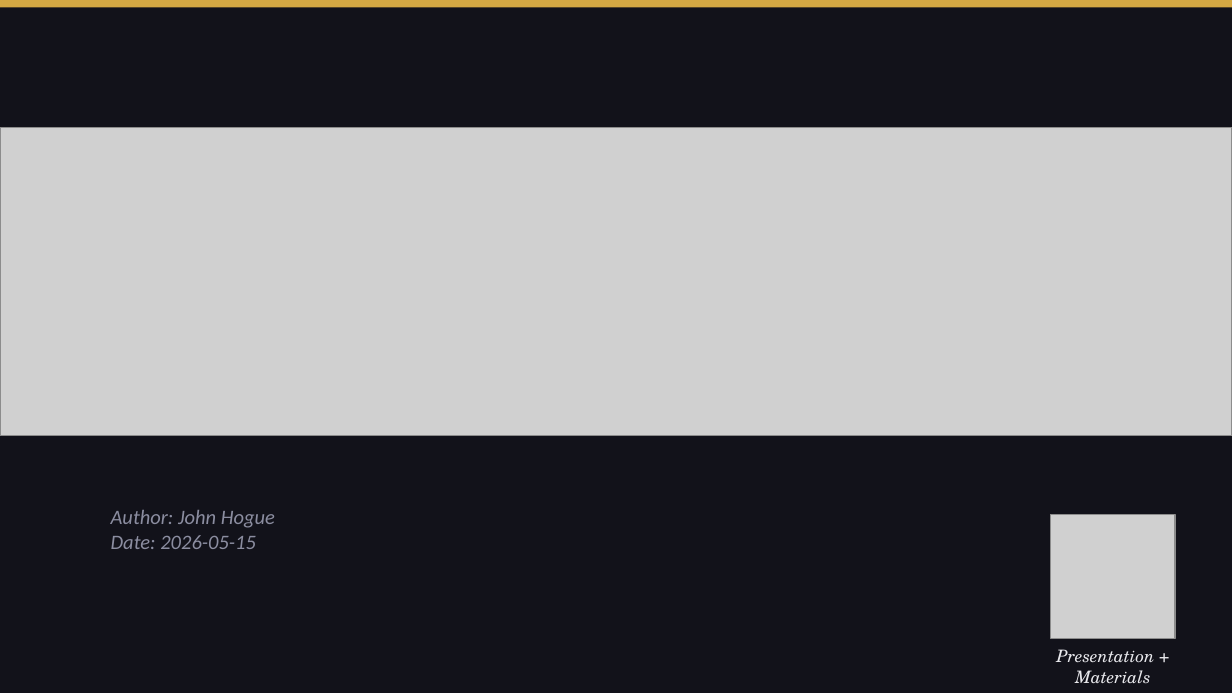
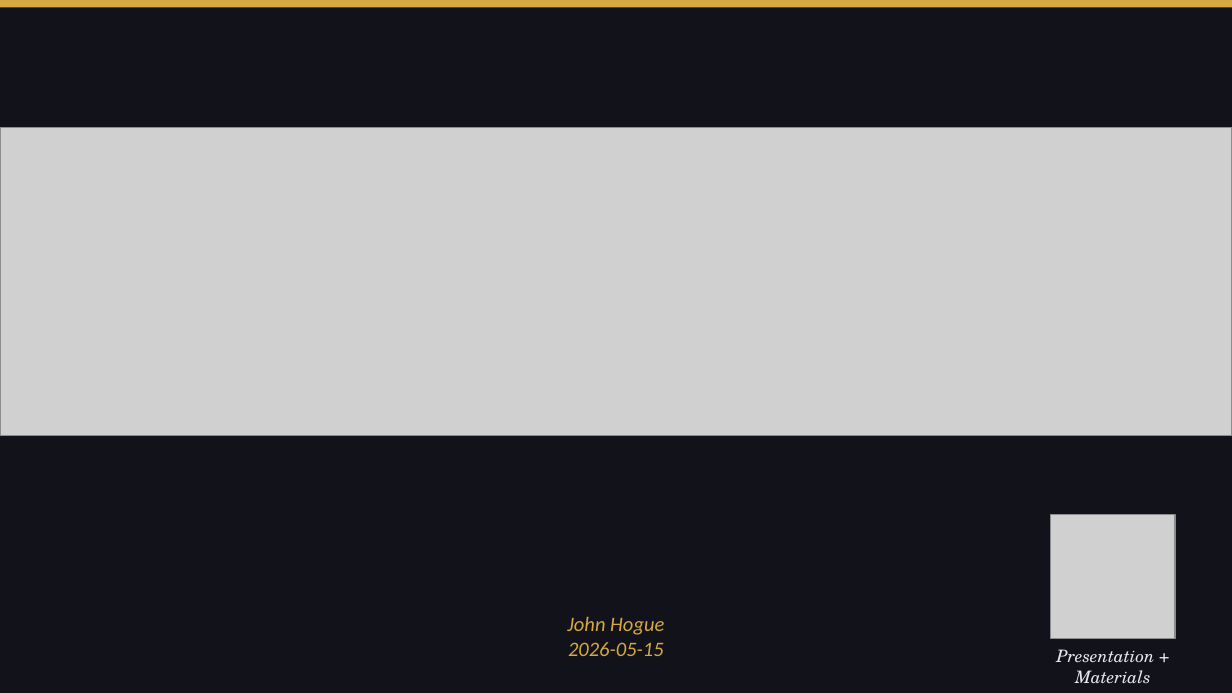
Before and after one commit to dreyco676/Crowd-Sourced-Truth, a slide deck: slide 1 of crowd-sourced-truth-deck.pptx. Drawn at 1232x693 pixels with LibreOffice and Linux fonts; fonts in the diff are those of the drawing; grey boxes stand for pictures. Boxes give left, top, right and bottom in pixels: in the first picture for what was removed or moved away, otherwise in the second. Text is boxed around its words. In the diff, an @@ line names an element or a change of style, - is before the commit and + after.

```diff
--- a/crowd-sourced-truth-deck.pptx
+++ b/crowd-sourced-truth-deck.pptx
@@ text at [567, 616, 664, 656]: text changed; text colour #8B8DA0 to #D4A843 @@
-Author: John Hogue
-Date: 2026-05-15
+John Hogue
+2026-05-15
```
Also in this commit, not shown: 15 other slides changed.
